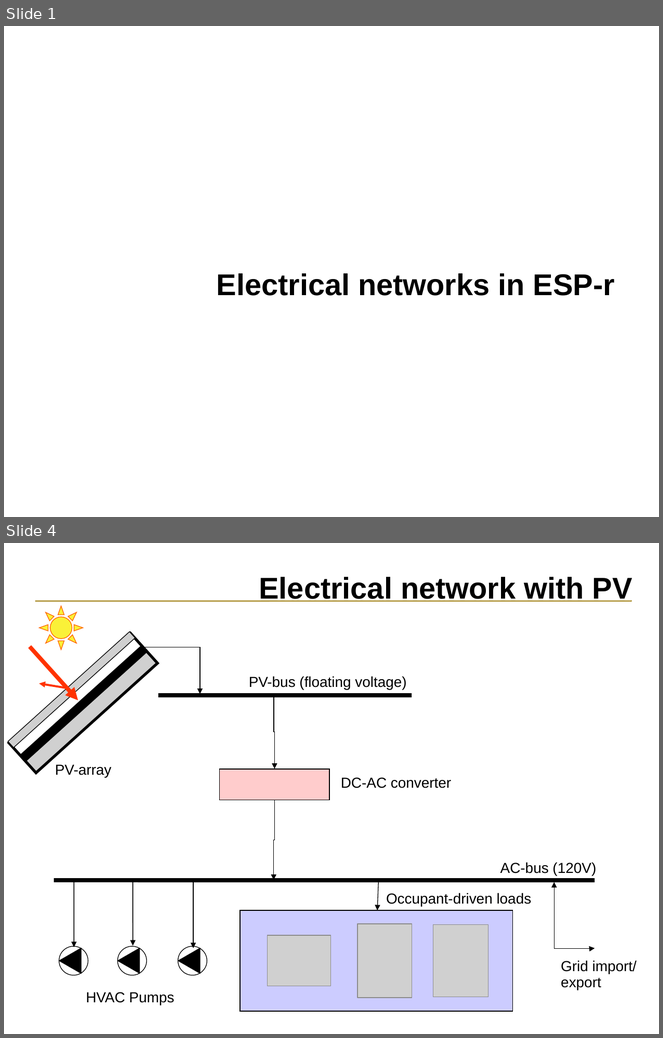
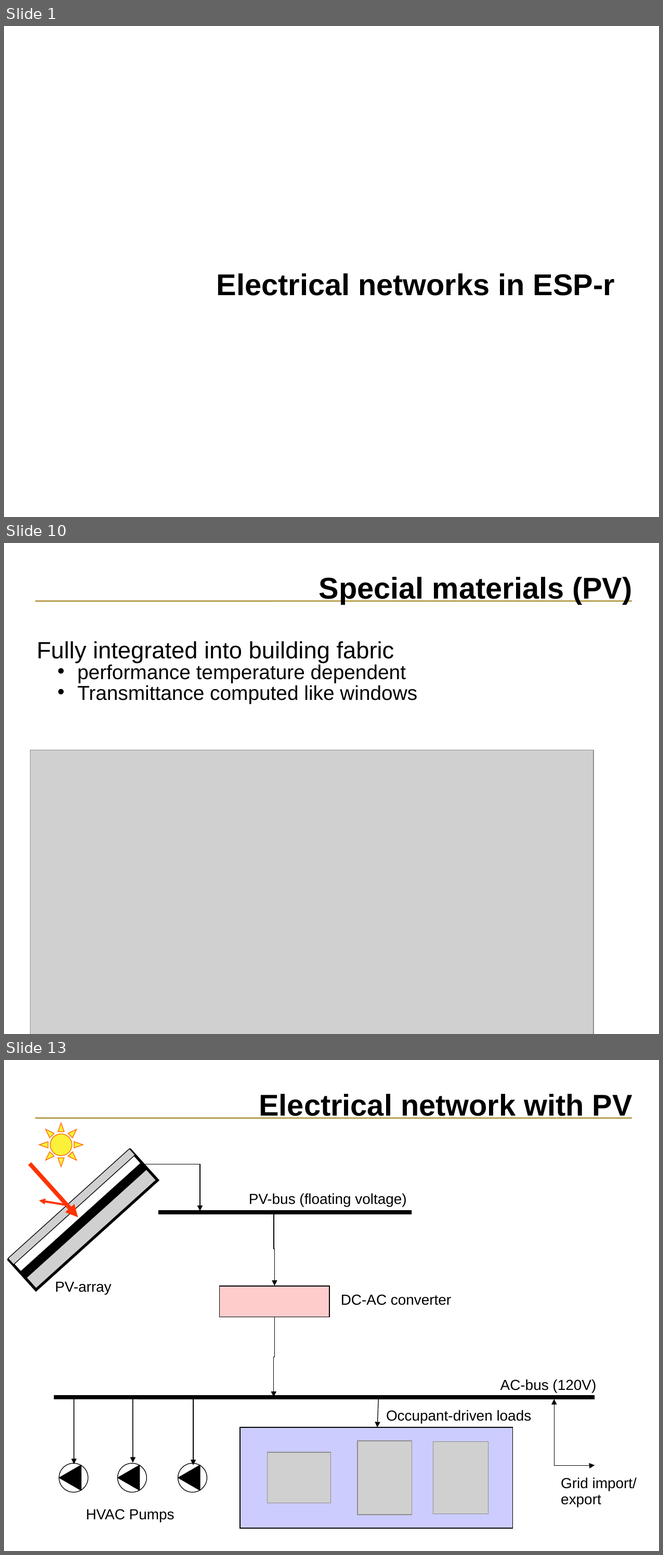
Before and after one commit to ESP-rCommunity/ESPrExtras, a slide deck: training/NRCan_course_materials/elec_network/electric_network.ppt. Shown one above the other, each under a label of ours: slides 1 and 4 before the commit, slides 1, 10 and 13 after it; the slides between them are not shown. The pictures are 663x1038 and 663x1555 pixels, drawn with LibreOffice and Linux fonts; fonts in the diff are those of the drawing; grey boxes stand for pictures; background and template pictures are left out. Boxes give left, top, right and bottom in pixels: in the first picture for what was removed or moved away, otherwise in the second. Text is boxed around its words. In the diff, an @@ line names an element or a change of style, - is before the commit and + after.

```diff
--- a/training/NRCan_course_materials/elec_network/electric_network.ppt
+++ b/training/NRCan_course_materials/elec_network/electric_network.ppt
@@ slide 10 added at box(4, 543, 659, 1034), background #FFFFFF; not listed: 1 template element that a slide beside it also shows @@
@@ title added at box(319, 577, 632, 604), 33 pt, text #000000, bold @@
+Special materials (PV)
@@ text added at box(37, 641, 417, 704), 22.2 pt, text #000000 @@
+Fully integrated into building fabric
+  • performance temperature dependent
+  • Transmittance computed like windows
@@ picture added at box(30, 750, 594, 1034) @@
@@ what was slide 4 is now slide 13 @@
```
Also in this commit, not shown: 1 slide changed, 9 other slides added, 1 slide removed.
